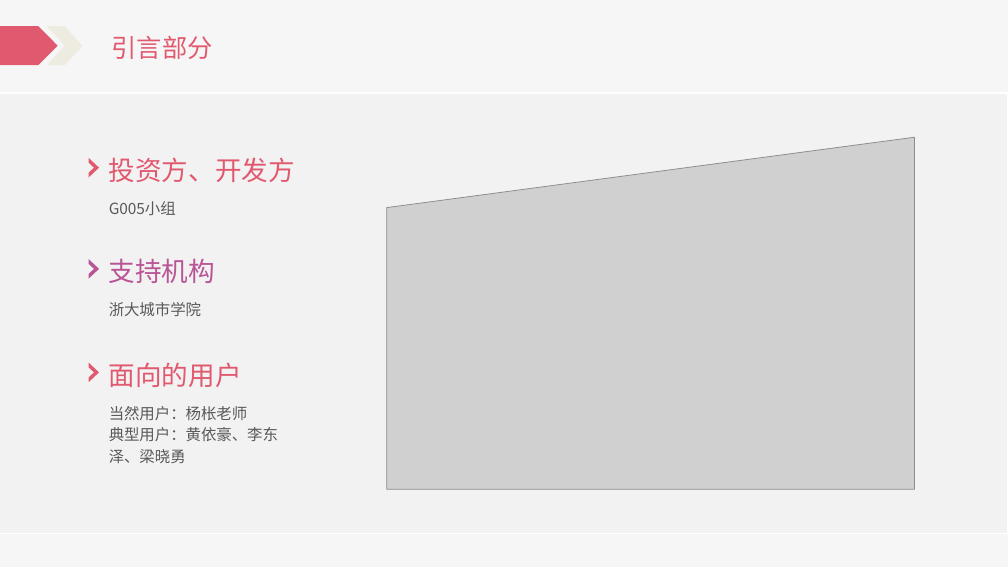
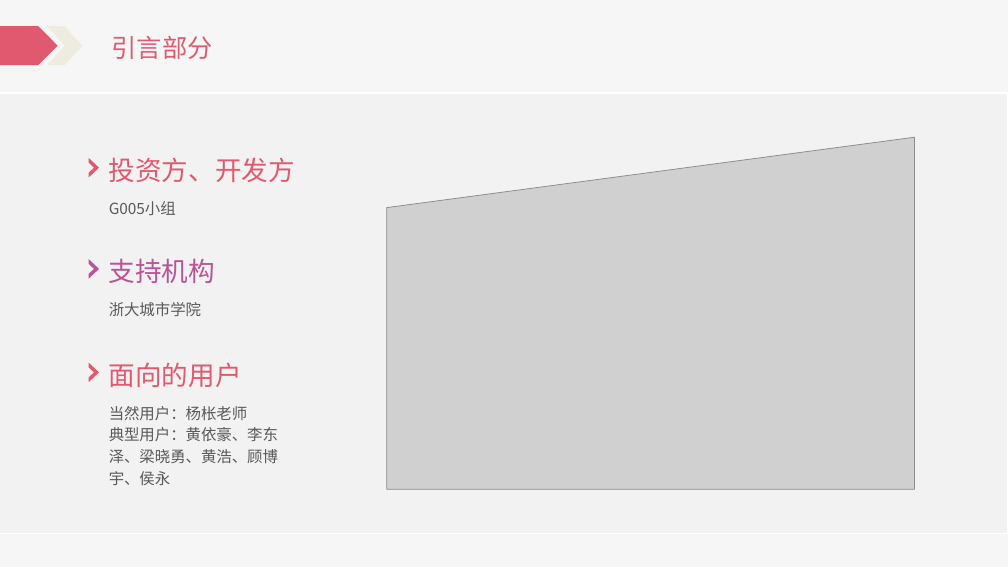
Before and after one commit to Katashixz/ZUCCbiosphere, a slide deck: slide 5 of 软件需求规格说明/SE2021-G005-软件需求说明.pptx. Drawn at 1008x567 pixels with LibreOffice and Linux fonts; fonts in the diff are those of the drawing; grey boxes stand for pictures. Boxes give left, top, right and bottom in pixels: in the first picture for what was removed or moved away, otherwise in the second. Text is boxed around its words. In the diff, an @@ line names an element or a change of style, - is before the commit and + after.

```diff
--- a/软件需求规格说明/SE2021-G005-软件需求说明.pptx
+++ b/软件需求规格说明/SE2021-G005-软件需求说明.pptx
@@ text at (109,427,278,485): text changed @@
-典型用户：黄依豪、李东泽、梁晓勇
+典型用户：黄依豪、李东泽、梁晓勇、黄浩、顾博宇、侯永
```
Also in this commit, not shown: 3 other slides changed, 2 slides added, 31 other files.
